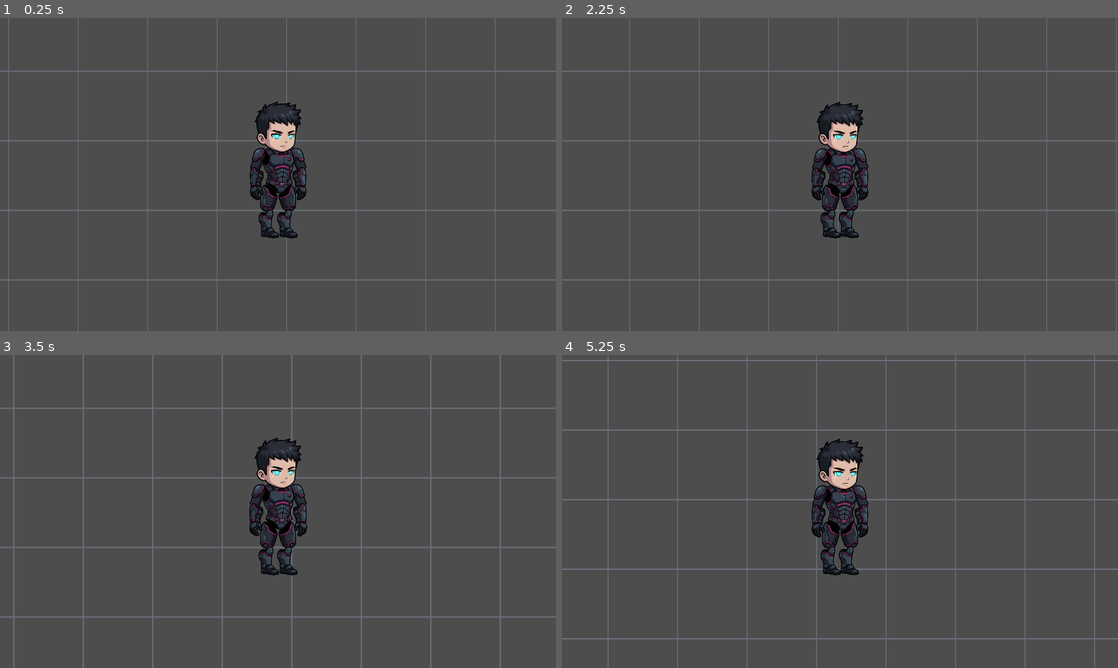
Above: before the commit, frames 1-4 (two rows, left to right).
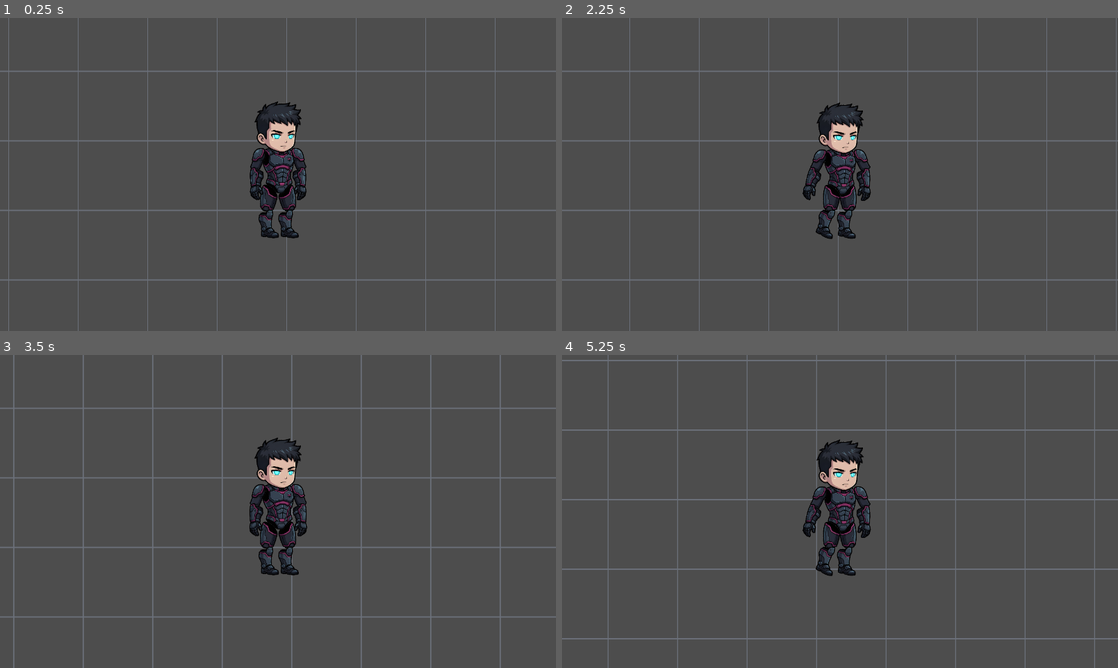
Above: after the commit, the same moments.

Repository: Poolchaos/vesper-reach-godot
Game: Godot game, scene res://scenes/test_scene.tscn
Same seed, same stepped clock (60 frames per second), same inputs: the game is played once before the commit and once after it.
Inputs (mouse positions are in pixels of both pictures, inside the frame that each line leads up to):
- Up to frame 1 (0.25 s): no input
- Up to frame 2 (2.25 s): tap Enter at 0.5 s; move the mouse to (962, 158) at 0.52 s; hold D (move_right) 0.53-1.25 s; hold Shift 0.53-1.25 s; click (962, 158) at 0.67 s; drag from (728, 190) to (812, 237) at 1.27 s; move the mouse to (895, 105) at 2.02 s; hold D (move_right) from 2.03 s (still down); tap Ctrl at 2.1 s
- Up to frame 3 (3.5 s): release D (move_right) at 2.75 s; drag from (250, 574) to (111, 464) at 2.77 s
- Up to frame 4 (5.25 s): move the mouse to (1006, 558) at 3.52 s; hold A (move_left) 3.53-4.25 s; tap Alt at 3.6 s; drag from (673, 464) to (756, 433) at 4.27 s; move the mouse to (867, 511) at 5.02 s; hold S (move_down) from 5.03 s (still down); hold Shift from 5.03 s (still down); click (867, 511) at 5.17 s

The runs differ from the first frame. In frame 1, 0.1% of the frame differs, in the area x 49-54%, y 61-71%; in frame 2, 1.5%; in frame 3, 0.1%; in frame 4, 1.5%, in the area x 43-56%, y 26-71%.

Commit message:
feat(m2): proper walk cycle (contact/passing) + foot alignment
Researched walk-cycle mechanics (classic contact/down/passing/up + SLYNYRD
top-down notes) and rebuilt the walk for the front facing:
- thigh stride (forward at contact, back at the opposite contact) so the legs
  move forward/back, not just lift in place;
- knee folds on the back leg to clear the ground;
- body bob dips at contact and rises at the pass (the core top-down read);
- arms swing opposite with a little elbow.
Also nudged the right foot to align under its thigh.

Diff:
--- a/game/scenes/character_rig.tscn
+++ b/game/scenes/character_rig.tscn
@@ -197,7 +197,7 @@
 "times": PackedFloat32Array(0, 0.15, 0.3, 0.45, 0.6),
 "transitions": PackedFloat32Array(1, 1, 1, 1, 1),
 "update": 0,
-"values": [Vector2(0, -502), Vector2(0, -508), Vector2(0, -502), Vector2(0, -508), Vector2(0, -502)]
+"values": [Vector2(0, -496), Vector2(0, -510), Vector2(0, -496), Vector2(0, -510), Vector2(0, -496)]
 }
 tracks/1/type = "value"
 tracks/1/imported = false
@@ -209,7 +209,7 @@
 "times": PackedFloat32Array(0, 0.15, 0.3, 0.45, 0.6),
 "transitions": PackedFloat32Array(1, 1, 1, 1, 1),
 "update": 0,
-"values": [Vector2(0, -601), Vector2(0, -607), Vector2(0, -601), Vector2(0, -607), Vector2(0, -601)]
+"values": [Vector2(0, -595), Vector2(0, -609), Vector2(0, -595), Vector2(0, -609), Vector2(0, -595)]
 }
 tracks/2/type = "value"
 tracks/2/imported = false
@@ -221,7 +221,7 @@
 "times": PackedFloat32Array(0, 0.15, 0.3, 0.45, 0.6),
 "transitions": PackedFloat32Array(1, 1, 1, 1, 1),
 "update": 0,
-"values": [Vector2(-132, -641), Vector2(-132, -647), Vector2(-132, -641), Vector2(-132, -647), Vector2(-132, -641)]
+"values": [Vector2(-132, -635), Vector2(-132, -649), Vector2(-132, -635), Vector2(-132, -649), Vector2(-132, -635)]
 }
 tracks/3/type = "value"
 tracks/3/imported = false
@@ -233,31 +233,31 @@
 "times": PackedFloat32Array(0, 0.15, 0.3, 0.45, 0.6),
 "transitions": PackedFloat32Array(1, 1, 1, 1, 1),
 "update": 0,
-"values": [Vector2(133, -641), Vector2(133, -647), Vector2(133, -641), Vector2(133, -647), Vector2(133, -641)]
+"values": [Vector2(133, -635), Vector2(133, -649), Vector2(133, -635), Vector2(133, -649), Vector2(133, -635)]
 }
 tracks/4/type = "value"
 tracks/4/imported = false
 tracks/4/enabled = true
-tracks/4/path = NodePath("ThighLeft:position")
+tracks/4/path = NodePath("ThighLeft:rotation")
 tracks/4/interp = 1
 tracks/4/loop_wrap = true
 tracks/4/keys = {
 "times": PackedFloat32Array(0, 0.15, 0.3, 0.45, 0.6),
 "transitions": PackedFloat32Array(1, 1, 1, 1, 1),
 "update": 0,
-"values": [Vector2(-61, -402), Vector2(-61, -424), Vector2(-61, -402), Vector2(-61, -402), Vector2(-61, -402)]
+"values": [0.1, 0.0, -0.06, 0.0, 0.1]
 }
 tracks/5/type = "value"
 tracks/5/imported = false
 tracks/5/enabled = true
-tracks/5/path = NodePath("ThighRight:position")
+tracks/5/path = NodePath("ThighRight:rotation")
 tracks/5/interp = 1
 tracks/5/loop_wrap = true
 tracks/5/keys = {
 "times": PackedFloat32Array(0, 0.15, 0.3, 0.45, 0.6),
 "transitions": PackedFloat32Array(1, 1, 1, 1, 1),
 "update": 0,
-"values": [Vector2(61, -402), Vector2(61, -402), Vector2(61, -402), Vector2(61, -424), Vector2(61, -402)]
+"values": [-0.06, 0.0, 0.1, 0.0, -0.06]
 }
 tracks/6/type = "value"
 tracks/6/imported = false
@@ -269,7 +269,7 @@
 "times": PackedFloat32Array(0, 0.15, 0.3, 0.45, 0.6),
 "transitions": PackedFloat32Array(1, 1, 1, 1, 1),
 "update": 0,
-"values": [0.0, 0.45, 0.0, 0.0, 0.0]
+"values": [0.0, 0.1, 0.42, 0.1, 0.0]
 }
 tracks/7/type = "value"
 tracks/7/imported = false
@@ -281,7 +281,7 @@
 "times": PackedFloat32Array(0, 0.15, 0.3, 0.45, 0.6),
 "transitions": PackedFloat32Array(1, 1, 1, 1, 1),
 "update": 0,
-"values": [0.0, 0.0, 0.0, 0.45, 0.0]
+"values": [0.42, 0.1, 0.0, 0.1, 0.42]
 }
 tracks/8/type = "value"
 tracks/8/imported = false
@@ -293,7 +293,7 @@
 "times": PackedFloat32Array(0, 0.15, 0.3, 0.45, 0.6),
 "transitions": PackedFloat32Array(1, 1, 1, 1, 1),
 "update": 0,
-"values": [0.0, -0.14, 0.0, 0.14, 0.0]
+"values": [-0.12, 0.0, 0.12, 0.0, -0.12]
 }
 tracks/9/type = "value"
 tracks/9/imported = false
@@ -305,7 +305,7 @@
 "times": PackedFloat32Array(0, 0.15, 0.3, 0.45, 0.6),
 "transitions": PackedFloat32Array(1, 1, 1, 1, 1),
 "update": 0,
-"values": [0.0, 0.14, 0.0, -0.14, 0.0]
+"values": [0.12, 0.0, -0.12, 0.0, 0.12]
 }
 tracks/10/type = "value"
 tracks/10/imported = false
@@ -317,7 +317,7 @@
 "times": PackedFloat32Array(0, 0.15, 0.3, 0.45, 0.6),
 "transitions": PackedFloat32Array(1, 1, 1, 1, 1),
 "update": 0,
-"values": [0.0, 0.1, 0.0, 0.2, 0.0]
+"values": [0.1, 0.0, 0.2, 0.0, 0.1]
 }
 tracks/11/type = "value"
 tracks/11/imported = false
@@ -329,7 +329,7 @@
 "times": PackedFloat32Array(0, 0.15, 0.3, 0.45, 0.6),
 "transitions": PackedFloat32Array(1, 1, 1, 1, 1),
 "update": 0,
-"values": [0.0, 0.2, 0.0, 0.1, 0.0]
+"values": [0.2, 0.0, 0.1, 0.0, 0.2]
 }
 
 [sub_resource type="AnimationLibrary" id="AnimationLibrary_0leuh"]
@@ -338,58 +338,58 @@
 &"walk": SubResource("Animation_ospmc")
 }
 
-[node name="CharacterRig" type="Node2D" unique_id=1179607744]
+[node name="CharacterRig" type="Node2D" unique_id=572785235]
 scale = Vector2(0.14, 0.14)
 script = ExtResource("1_ggvnm")
 
-[node name="UpperArmRight" type="Sprite2D" parent="." unique_id=438896694]
+[node name="UpperArmRight" type="Sprite2D" parent="." unique_id=31537750]
 position = Vector2(133, -641)
 texture = ExtResource("2_8ahhj")
 offset = Vector2(0, 80)
 
-[node name="ForearmRight" type="Sprite2D" parent="UpperArmRight" unique_id=279545144]
+[node name="ForearmRight" type="Sprite2D" parent="UpperArmRight" unique_id=307128886]
 position = Vector2(5, 126)
 texture = ExtResource("3_m6q61")
 offset = Vector2(0, 113)
 
-[node name="ThighRight" type="Sprite2D" parent="." unique_id=412094298]
+[node name="ThighRight" type="Sprite2D" parent="." unique_id=116651657]
 position = Vector2(61, -402)
 texture = ExtResource("4_c1uqr")
 offset = Vector2(0, 93)
 
-[node name="ShinRight" type="Sprite2D" parent="ThighRight" unique_id=2012404235]
-position = Vector2(0, 162)
+[node name="ShinRight" type="Sprite2D" parent="ThighRight" unique_id=393818521]
+position = Vector2(8, 162)
 texture = ExtResource("5_1l3yo")
 offset = Vector2(0, 99)
 
-[node name="Torso" type="Sprite2D" parent="." unique_id=647164508]
+[node name="Torso" type="Sprite2D" parent="." unique_id=2126275154]
 position = Vector2(0, -502)
 texture = ExtResource("6_p7ucn")
 
-[node name="ThighLeft" type="Sprite2D" parent="." unique_id=163662601]
+[node name="ThighLeft" type="Sprite2D" parent="." unique_id=784167586]
 position = Vector2(-61, -402)
 texture = ExtResource("7_boeah")
 offset = Vector2(0, 94)
 
-[node name="ShinLeft" type="Sprite2D" parent="ThighLeft" unique_id=1923504215]
+[node name="ShinLeft" type="Sprite2D" parent="ThighLeft" unique_id=450741945]
 position = Vector2(0, 162)
 texture = ExtResource("8_fvh67")
 offset = Vector2(0, 99)
 
-[node name="UpperArmLeft" type="Sprite2D" parent="." unique_id=162415838]
+[node name="UpperArmLeft" type="Sprite2D" parent="." unique_id=325643959]
 position = Vector2(-132, -641)
 texture = ExtResource("9_3nxt1")
 offset = Vector2(0, 80)
 
-[node name="ForearmLeft" type="Sprite2D" parent="UpperArmLeft" unique_id=509029429]
+[node name="ForearmLeft" type="Sprite2D" parent="UpperArmLeft" unique_id=1634450024]
 position = Vector2(-6, 126)
 texture = ExtResource("10_iuy35")
 offset = Vector2(0, 113)
 
-[node name="Head" type="Sprite2D" parent="." unique_id=233407020]
+[node name="Head" type="Sprite2D" parent="." unique_id=1128431464]
 position = Vector2(0, -601)
 texture = ExtResource("11_u8060")
 offset = Vector2(0, -173)
 
-[node name="AnimationPlayer" type="AnimationPlayer" parent="." unique_id=1840159243]
+[node name="AnimationPlayer" type="AnimationPlayer" parent="." unique_id=1666208603]
 libraries/ = SubResource("AnimationLibrary_0leuh")
--- a/game/scenes/player.tscn
+++ b/game/scenes/player.tscn
@@ -7,17 +7,17 @@
 [sub_resource type="RectangleShape2D" id="RectangleShape2D_tuyoq"]
 size = Vector2(40, 100)
 
-[node name="Player" type="CharacterBody2D" unique_id=9967195]
+[node name="Player" type="CharacterBody2D" unique_id=622676720]
 script = ExtResource("1_qhqgy")
 
-[node name="CollisionShape2D" type="CollisionShape2D" parent="." unique_id=1881633582]
+[node name="CollisionShape2D" type="CollisionShape2D" parent="." unique_id=1669472270]
 position = Vector2(0, -50)
 shape = SubResource("RectangleShape2D_tuyoq")
 
-[node name="Visual" type="Node2D" parent="." unique_id=1179607744 instance=ExtResource("2_dqkch")]
+[node name="Visual" type="Node2D" parent="." unique_id=572785235 instance=ExtResource("2_dqkch")]
 scale = Vector2(0.14, 0.14)
 script = ExtResource("3_qlg0r")
 
-[node name="Camera2D" type="Camera2D" parent="." unique_id=930553255]
+[node name="Camera2D" type="Camera2D" parent="." unique_id=692201854]
 position = Vector2(0, -65)
 zoom = Vector2(2.5, 2.5)
